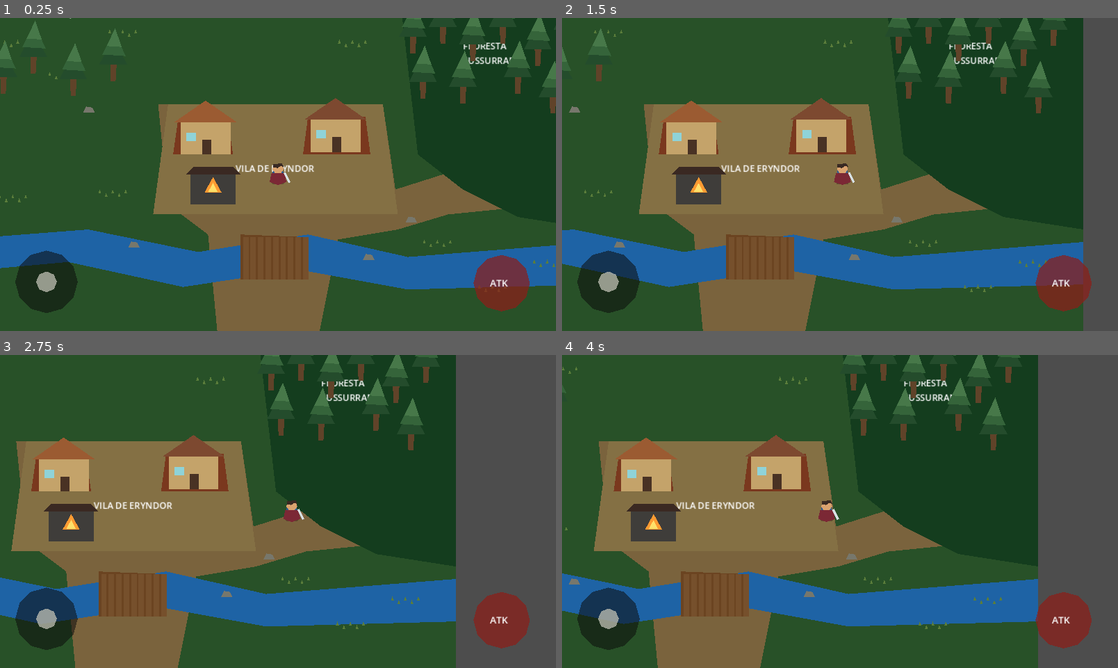
Above: before the commit, frames 1-4 (two rows, left to right).
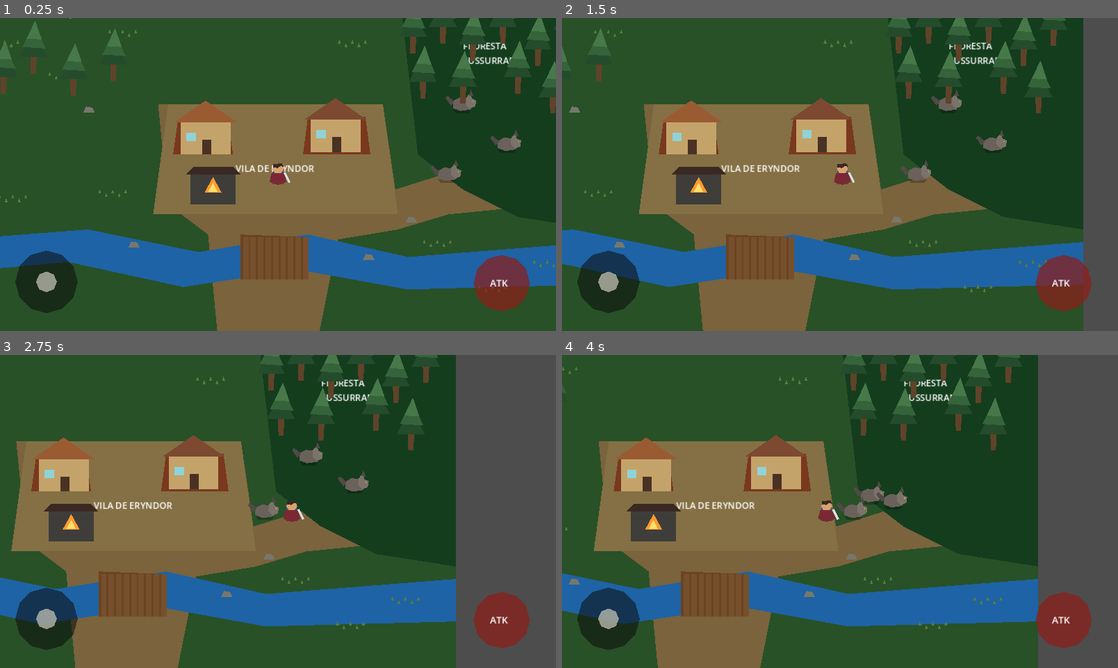
Above: after the commit, the same moments.

Repository: Surgaj/Aervalon
Game: Godot game, scene res://scenes/world/eryndor.tscn
The game is run twice, just before and just after one commit, with the same random seed, the same clock (stepped at 60 frames per second) and the same inputs.
Inputs (mouse positions are in pixels of both pictures, inside the frame that each line leads up to):
- Up to frame 1 (0.25 s): no input
- Up to frame 2 (1.5 s): tap Enter at 0.5 s; move the mouse to (962, 158) at 0.52 s; hold D (move_right) 0.53-1.25 s; tap Space (attack) at 0.6 s; click (962, 158) at 0.67 s; drag from (728, 190) to (873, 174) at 1.27 s
- Up to frame 3 (2.75 s): move the mouse to (333, 442) at 2.02 s; hold D (move_right) from 2.03 s (still down); tap Space (attack) at 2.1 s
- Up to frame 4 (4 s): release D (move_right) at 2.75 s; drag from (812, 574) to (673, 464) at 2.77 s; move the mouse to (1006, 558) at 3.52 s; hold A (move_left) from 3.53 s (still down); tap Space (attack) at 3.6 s

The runs differ from the first frame. In frame 1, 0.5% of the frame differs, in the area x 77-94%, y 22-53%; in frame 2, 0.5%, in the area x 60-80%, y 22-53%; in frame 3, 0.5%; in frame 4, 0.5%.

Commit message:
fix: valid Godot scene color syntax

Diff:
--- a/scenes/actors/wolf.tscn
+++ b/scenes/actors/wolf.tscn
@@ -11,18 +11,18 @@
 color = Color(0,0,0,0.25)
 [node name="Body" type="Polygon2D" parent="."]
 polygon = PackedVector2Array(-20,-7,-7,-14,10,-12,21,-3,16,10,-5,13,-20,7)
-color = Color("#6b625b")
+color = Color(0.420,0.384,0.357,1)
 [node name="Head" type="Polygon2D" parent="."]
 polygon = PackedVector2Array(7,-14,15,-23,18,-12,27,-8,25,4,14,8,6,0)
-color = Color("#7c736a")
+color = Color(0.486,0.451,0.416,1)
 [node name="Ear" type="Polygon2D" parent="."]
 polygon = PackedVector2Array(12,-18,16,-30,21,-17)
-color = Color("#514b47")
+color = Color(0.318,0.294,0.278,1)
 [node name="Tail" type="Polygon2D" parent="."]
 polygon = PackedVector2Array(-17,-6,-31,-18,-35,-13,-24,2)
-color = Color("#514b47")
+color = Color(0.318,0.294,0.278,1)
 [node name="Eye" type="Polygon2D" parent="."]
 polygon = PackedVector2Array(20,-7,23,-6,21,-4)
-color = Color("#e8b84a")
+color = Color(0.910,0.722,0.290,1)
 [node name="CollisionShape2D" type="CollisionShape2D" parent="."]
 shape = SubResource("Shape")
